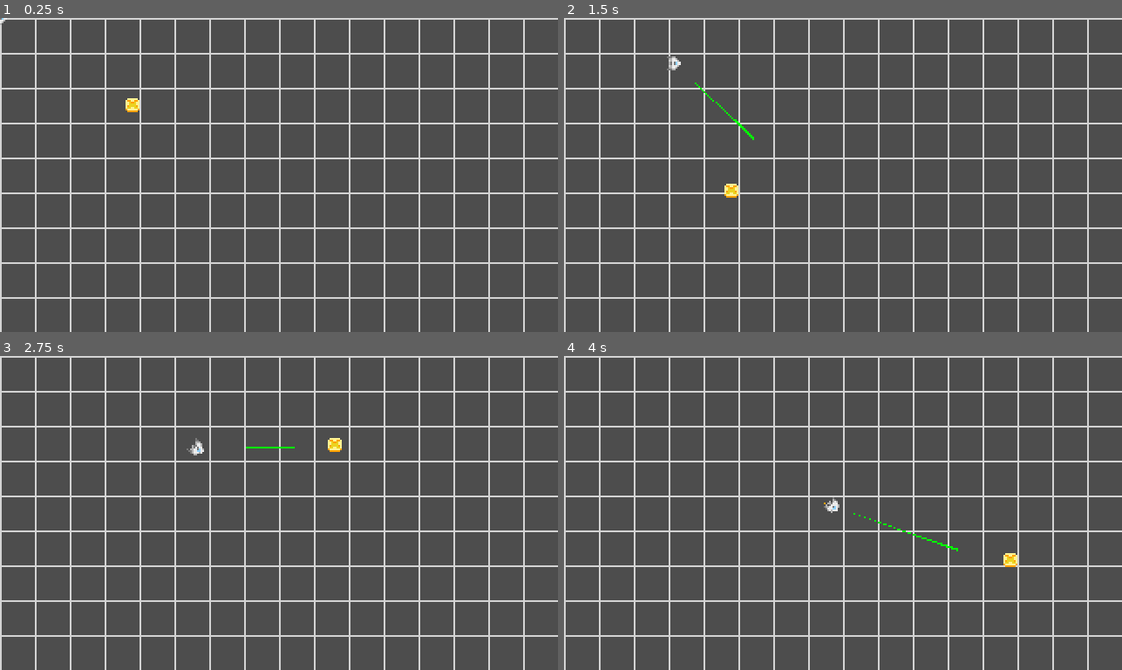
Above: before the commit, frames 1-4 (two rows, left to right).
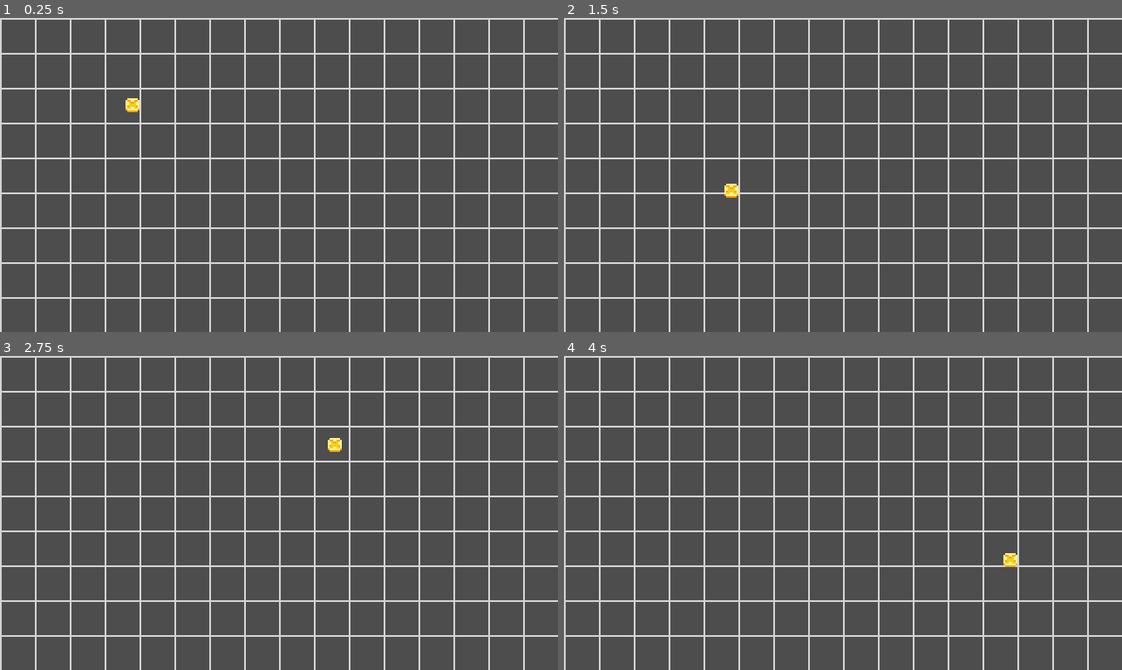
Above: after the commit, the same moments.

Repository: sanjaybv/toy-shooter
Game: Godot game, scene res://world.tscn
Same seed, same stepped clock (60 frames per second), same inputs: the game is played once before the commit and once after it.
Inputs (mouse positions are in pixels of both pictures, inside the frame that each line leads up to):
- Up to frame 1 (0.25 s): no input
- Up to frame 2 (1.5 s): tap Enter at 0.5 s; move the mouse to (965, 159) at 0.52 s; press the mouse at (965, 159) at 0.53 s; move the mouse to (731, 190) at 1.27 s; release the mouse at (731, 190) at 1.28 s; click (731, 190) at 1.35 s
- Up to frame 3 (2.75 s): move the mouse to (334, 443) at 2.02 s; press the mouse at (334, 443) at 2.03 s
- Up to frame 4 (4 s): move the mouse to (815, 575) at 2.77 s; release the mouse at (815, 575) at 2.78 s; click (815, 575) at 2.85 s; move the mouse to (1010, 560) at 3.52 s; press the mouse at (1010, 560) at 3.53 s

The runs differ from the first frame. In frame 1, less than 0.1% of the frame differs, in the area x 0-1%, y 0-3%; in frame 2, 0.2%; in frame 3, 0.1%; in frame 4, 0.2%, in the area x 46-71%, y 45-63%.
Error after the commit: Parse Error: Preload file "res://bullet.tscn" does not exist. (res://Spaceship.gd:7)

Commit message:
multiple spaceships shoot at target

Diff:
--- a/Spaceship.gd
+++ b/Spaceship.gd
@@ -1,7 +1,10 @@
+class_name Spaceship
 extends RigidBody2D
 
 const MAX_SPEED: int = 100
 const DESIRED_LENGTH_AWAY: int = 30
+
+var bullet_scene: PackedScene = preload("res://bullet.tscn")
 
 @onready var navigation = $NavigationAgent2D
 
@@ -12,6 +15,7 @@
 	draw_line(Vector2.ZERO, vec, Color.GREEN, 1)
 
 func _process(_delta):
+
 	queue_redraw()
 
 func _physics_process(_delta):
@@ -36,9 +40,22 @@
 	torque = fposmod(torque+PI, 2*PI) - PI
 	apply_torque(torque)
 
-func _on_target_target_moved(new_position: Vector2):
+
+func set_target(new_position: Vector2):
 	target_position = new_position
 	var to_target: Vector2 = new_position * get_global_transform() # convert to local coordinates
 	var desired_position_local := to_target.normalized() * (to_target.length() - DESIRED_LENGTH_AWAY)
 	var desired_position_global := get_global_transform() * desired_position_local
 	navigation.target_position = desired_position_global
+
+
+func _on_timer_timeout() -> void:
+	print("shoot")
+	shoot_bullet()
+
+func shoot_bullet() -> void:
+	var b: RigidBody2D = bullet_scene.instantiate()
+	b.global_position = $Muzzle.global_position
+	b.linear_velocity = (target_position - global_position).normalized() * 100
+	b.global_rotation = b.linear_velocity.angle()
+	get_parent().add_child(b)
--- a/world.gd
+++ b/world.gd
@@ -5,3 +5,10 @@
 		draw_line(Vector2(x, 0), Vector2(x, 180), Color.LIGHT_GRAY, 1.0)
 	for y in range(0, 180, 20):
 		draw_line(Vector2(0, y), Vector2(320, y), Color.LIGHT_GRAY, 1.0)
+
+
+
+func _on_target_target_moved(new_position) -> void:
+	for child in get_children():
+		if child is Spaceship:
+			child.set_target(new_position)
--- a/world.tscn
+++ b/world.tscn
@@ -1,10 +1,14 @@
-[gd_scene load_steps=10 format=3 uid="uid://bri7aadoa2oxy"]
+[gd_scene load_steps=9 format=3 uid="uid://bri7aadoa2oxy"]
 
-[ext_resource type="Texture2D" uid="uid://bvm4cuy1i4wl4" path="res://assets/SpaceShooterAssetPack_Ships.png" id="1_eteu1"]
-[ext_resource type="Script" path="res://Spaceship.gd" id="1_gexe2"]
 [ext_resource type="Script" path="res://world.gd" id="1_rdv5g"]
+[ext_resource type="Texture2D" uid="uid://dbvpsyuj6hggp" path="res://assets/SpaceShooterAssetPack_BackGrounds.png" id="2_hw2v0"]
 [ext_resource type="Script" path="res://Target.gd" id="3_3cm7f"]
 [ext_resource type="Texture2D" uid="uid://c4m85esnxco5f" path="res://assets/SpaceShooterAssetPack_Miscellaneous.png" id="4_2gek0"]
+[ext_resource type="PackedScene" uid="uid://cm0ea52ejr0c1" path="res://spaceship.tscn" id="4_7dddf"]
+
+[sub_resource type="AtlasTexture" id="AtlasTexture_s4cis"]
+atlas = ExtResource("2_hw2v0")
+region = Rect2(0, 0, 128, 256)
 
 [sub_resource type="CircleShape2D" id="CircleShape2D_fnq2v"]
 radius = 4.0
@@ -13,17 +17,16 @@
 atlas = ExtResource("4_2gek0")
 region = Rect2(0, 0, 8, 8)
 
-[sub_resource type="AtlasTexture" id="AtlasTexture_gdki5"]
-atlas = ExtResource("1_eteu1")
-region = Rect2(8, 0, 8, 8)
-
-[sub_resource type="NavigationPolygon" id="NavigationPolygon_5qskf"]
-vertices = PackedVector2Array(1, 1, 318, 2, 316, 178, 4, 179)
-polygons = Array[PackedInt32Array]([PackedInt32Array(0, 1, 2, 3)])
-outlines = Array[PackedVector2Array]([PackedVector2Array(1, 1, 318, 2, 316, 178, 4, 179)])
-
 [node name="World" type="Node2D"]
 script = ExtResource("1_rdv5g")
+
+[node name="ParallaxBackground" type="ParallaxBackground" parent="."]
+visible = false
+
+[node name="ParallaxLayer" type="ParallaxLayer" parent="ParallaxBackground"]
+
+[node name="Sprite2D" type="Sprite2D" parent="ParallaxBackground/ParallaxLayer"]
+texture = SubResource("AtlasTexture_s4cis")
 
 [node name="Target" type="StaticBody2D" parent="."]
 position = Vector2(76, 50)
@@ -36,25 +39,17 @@
 texture_filter = 1
 texture = SubResource("AtlasTexture_krbel")
 
-[node name="Spaceship" type="RigidBody2D" parent="."]
-mass = 0.2
-inertia = 1.0
-gravity_scale = 0.0
-script = ExtResource("1_gexe2")
+[node name="Spaceship" parent="." instance=ExtResource("4_7dddf")]
 
-[node name="Sprite2D" type="Sprite2D" parent="Spaceship"]
-texture_filter = 1
-rotation = 1.5708
-texture = SubResource("AtlasTexture_gdki5")
+[node name="Spaceship2" parent="." instance=ExtResource("4_7dddf")]
+position = Vector2(149, 92)
 
-[node name="CollisionPolygon2D" type="CollisionPolygon2D" parent="Spaceship"]
-rotation = 1.5708
-scale = Vector2(1, 1)
-polygon = PackedVector2Array(0, -4, 4, 0, 4, 4, -4, 4, -4, 0)
+[node name="Spaceship3" parent="." instance=ExtResource("4_7dddf")]
+position = Vector2(103, 109)
 
-[node name="NavigationAgent2D" type="NavigationAgent2D" parent="Spaceship"]
+[node name="Spaceship4" parent="." instance=ExtResource("4_7dddf")]
+position = Vector2(53, 90)
 
-[node name="NavigationRegion2D" type="NavigationRegion2D" parent="Spaceship/NavigationAgent2D"]
-navigation_polygon = SubResource("NavigationPolygon_5qskf")
+[connection signal="target_moved" from="Target" to="." method="_on_target_target_moved"]
 
-[connection signal="target_moved" from="Target" to="Spaceship" method="_on_target_target_moved"]
+[editable path="Spaceship"]
